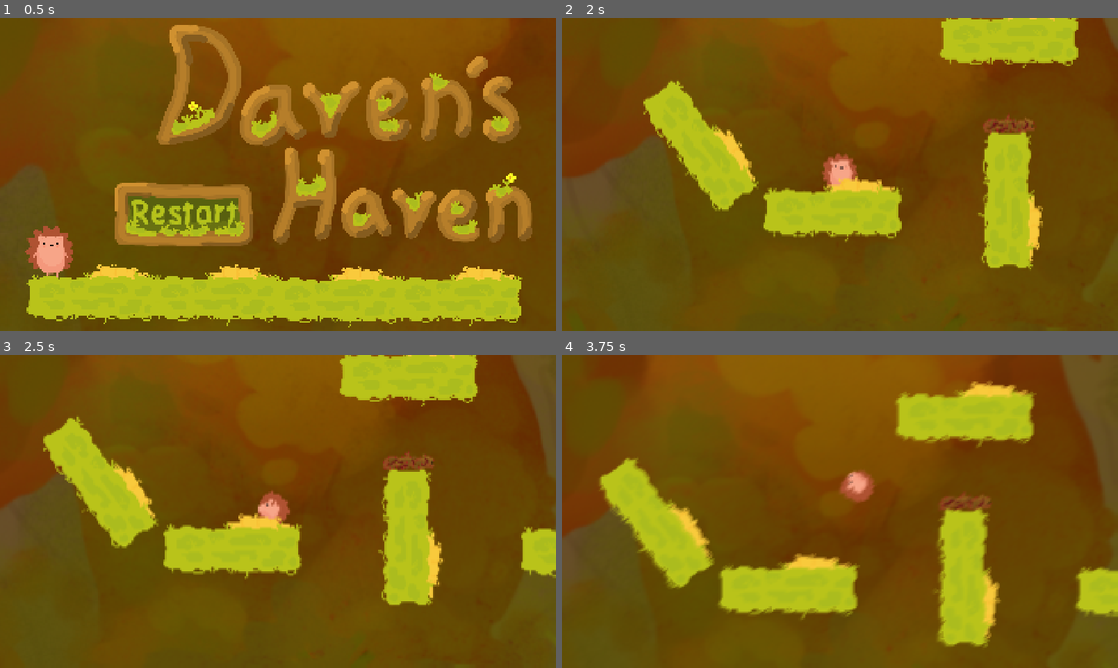
Above: before the commit, frames 1-4 (two rows, left to right).
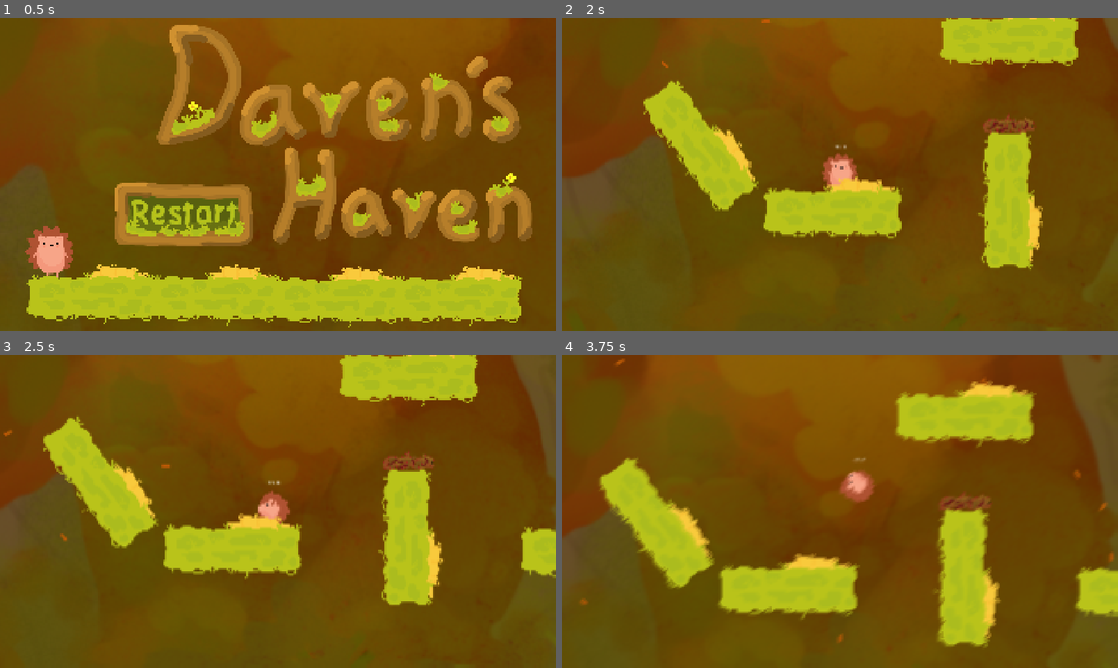
Above: after the commit, the same moments.

Repository: ParadoxicXenos/haven-game-wlg
Game: Godot game, scene res://Scenes/title_screen.tscn
Same seed, same stepped clock (60 frames per second), same inputs: the game is played once before the commit and once after it.
Inputs (mouse positions are in pixels of both pictures, inside the frame that each line leads up to):
- Up to frame 1 (0.5 s): no input
- Up to frame 2 (2 s): click (745, 215) at 0.5 s; move the mouse to (962, 158) at 1.27 s; press the mouse at (962, 158) at 1.28 s; hold Right (right) from 1.28 s (still down); tap Up (up) at 1.52 s
- Up to frame 3 (2.5 s): keep holding Right (right); tap Enter at 2 s; move the mouse to (166, 527) at 2.02 s; release the mouse at (166, 527) at 2.03 s; click (166, 527) at 2.1 s; tap Up (up) at 2.27 s
- Up to frame 4 (3.75 s): move the mouse to (895, 442) at 2.77 s; release Right (right) at 2.78 s; press the mouse at (895, 442) at 2.78 s; hold Left (left) 2.78-3.53 s; move the mouse to (812, 574) at 3.52 s; release the mouse at (812, 574) at 3.53 s; hold Right (right) from 3.53 s (still down); click (812, 574) at 3.6 s

Frame 1 is identical in both runs. In frame 2, less than 0.1% of the frame differs, in the area x 18-52%, y 0-42%; in frame 3, less than 0.1%; in frame 4, 0.2%, in the area x 3-100%, y 1-92%.

Commit message:
CPU particool

Diff:
--- a/game/Scenes/player.tscn
+++ b/game/Scenes/player.tscn
@@ -7,20 +7,6 @@
 [ext_resource type="Texture2D" uid="uid://dm4sff47ja0ut" path="res://Art/backdrop3 (1).svg" id="5_x3wgy"]
 [ext_resource type="AudioStream" uid="uid://cd38udl83mvhe" path="res://Art/proteus21-flowtrail-115525.mp3" id="10_tx1dd"]
 
-[sub_resource type="ParticleProcessMaterial" id="ParticleProcessMaterial_3smsa"]
-particle_flag_disable_z = true
-emission_shape = 3
-emission_box_extents = Vector3(1700, 1, 1)
-angle_min = -720.0
-angle_max = 720.0
-angular_velocity_min = -100.000015
-angular_velocity_max = 99.999985
-gravity = Vector3(0, 1000, 0)
-turbulence_enabled = true
-collision_mode = 1
-collision_friction = 0.0
-collision_bounce = 0.0
-
 [sub_resource type="CapsuleShape2D" id="CapsuleShape2D_g4v7s"]
 
 [node name="Player" type="Node2D" unique_id=591414065 groups=["player"]]
@@ -29,14 +15,19 @@
 [node name="CharacterBody2D" type="CharacterBody2D" parent="." unique_id=837976391 groups=["player"]]
 script = ExtResource("1_bo1nx")
 
-[node name="GPUParticles2D" type="GPUParticles2D" parent="CharacterBody2D" unique_id=644391062]
-visible = false
+[node name="GPUParticles2D" type="CPUParticles2D" parent="CharacterBody2D" unique_id=355273708]
 position = Vector2(3, -1083)
 amount = 50
 texture = ExtResource("5_x3wgy")
-lifetime = 7.0
-visibility_rect = Rect2(-480, 790, 960, 540)
-process_material = SubResource("ParticleProcessMaterial_3smsa")
+lifetime = 8.0
+randomness = 0.49
+fixed_fps = 60
+draw_order = 1
+emission_shape = 3
+emission_rect_extents = Vector2(1700, 1)
+gravity = Vector2(0, 750)
+angle_min = -720.0
+angle_max = 720.0
 
 [node name="AudioStreamPlayer2D" type="AudioStreamPlayer2D" parent="CharacterBody2D" unique_id=446761269]
 stream = ExtResource("10_tx1dd")
@@ -52,6 +43,15 @@
 position_smoothing_enabled = true
 position_smoothing_speed = 10.0
 
+[node name="Label" type="Label" parent="CharacterBody2D/Camera2D" unique_id=1587504499]
+offset_left = -159.0
+offset_top = -197.0
+offset_right = 167.0
+offset_bottom = -114.0
+text = "FPS"
+horizontal_alignment = 1
+vertical_alignment = 2
+
 [node name="AnimatedSprite2D" type="AnimatedSprite2D" parent="CharacterBody2D" unique_id=350821104 groups=["player"]]
 scale = Vector2(0.6102941, 0.61029416)
 sprite_frames = ExtResource("5_fkybt")
--- a/game/Scripts/dude.gd
+++ b/game/Scripts/dude.gd
@@ -7,5 +7,5 @@
 
 
 # Called every frame. 'delta' is the elapsed time since the previous frame.
-func _process(delta: float) -> void:
+func _process(_delta: float) -> void:
 	pass
--- a/game/Scripts/player.gd
+++ b/game/Scripts/player.gd
@@ -22,6 +22,9 @@
 		controller = true
 	print("controller:",controller)
 func _physics_process(delta: float) -> void:
+	print("Running: ", Engine.get_frames_per_second())
+	$Camera2D/Label.text = "FPS: %d" % Engine.get_frames_per_second()
+
 	for i in range(get_slide_collision_count()):
 			var collision = get_slide_collision(i)
 			var collider = collision.get_collider()
--- a/game/project.godot
+++ b/game/project.godot
@@ -13,8 +13,13 @@
 config/name="Game"
 run/main_scene="uid://b8efl55b7wf3y"
 config/features=PackedStringArray("4.7", "Forward Plus")
+run/max_fps=1000
 boot_splash/bg_color=Color(0, 0.41568628, 0, 1)
 config/icon="res://icon.svg"
+
+[debug]
+
+settings/stdout/print_fps=true
 
 [display]
 
@@ -22,6 +27,11 @@
 window/size/viewport_height=1080
 window/stretch/mode="canvas_items"
 window/stretch/aspect="expand"
+window/vsync/vsync_mode=0
+
+[editor]
+
+movie_writer/fps=300
 
 [file_customization]
 
